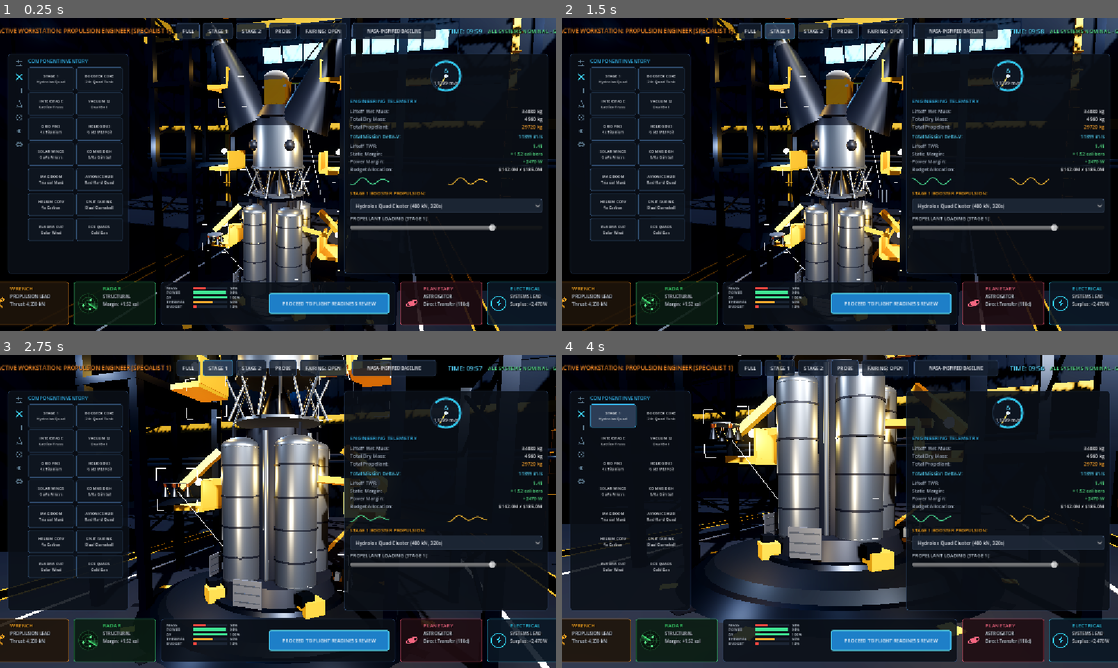
Above: before the commit, frames 1-4 (two rows, left to right).
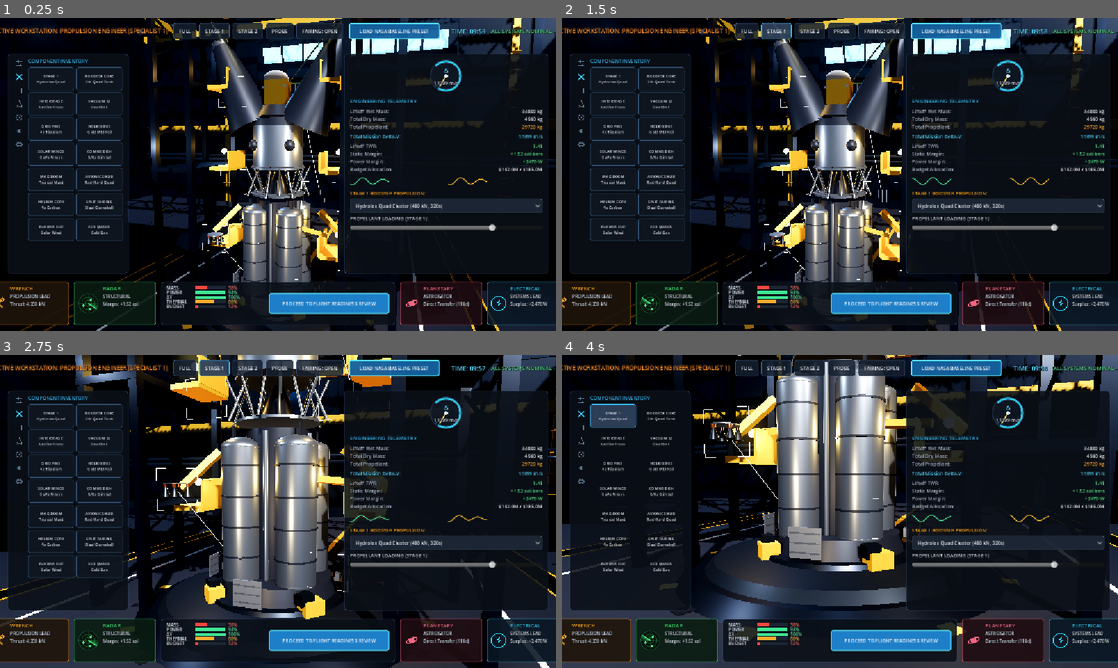
Above: after the commit, the same moments.

Repository: mohammedomarworks/margin-space-mission-game
Game: Godot game, scene res://margin/scenes/helios4_hangar.tscn
Same seed, same stepped clock (60 frames per second), same inputs: the game is played once before the commit and once after it. This scene is started directly instead of the project's main scene.
Inputs:
- Up to frame 1 (0.25 s): no input
- Up to frame 2 (1.5 s): click "NASA-INSPIRED BASELINE" (after the commit: "LOAD NASA BASELINE PRESET") at 0.5 s; click "STAGE 1" at 1.25 s
- Up to frame 3 (2.75 s): click "STAGE 1" at 2 s
- Up to frame 4 (4 s): click "STAGE 1 Hydrolox Quad" at 2.75 s; click "STAGE 1 Hydrolox Quad" at 3.5 s

The runs differ from the first frame. In frame 1, 2.2% of the frame differs, in the area x 0-100%, y 1-93%; in frame 2, 2.2%; in frame 3, 2.2%; in frame 4, 2.2%.

Commit message:
fix(web): sync build/web export, add pck cache-busting, and surface build v2.4 UI badges

Diff:
--- a/margin/scenes/helios4_engineering_review.tscn
+++ b/margin/scenes/helios4_engineering_review.tscn
@@ -224,11 +224,11 @@
 
 [node name="OverrideAndProceedBtn" type="Button" parent="MainLayout/BottomBar"]
 unique_name_in_owner = true
-custom_minimum_size = Vector2(300, 44)
+custom_minimum_size = Vector2(330, 44)
 layout_mode = 2
 theme_override_styles/normal = SubResource("Style_OverrideBtn")
-theme_override_font_sizes/font_size = 12
-text = "WAIVE CHECKS + AUTO-GO →"
+theme_override_font_sizes/font_size = 11
+text = "SIGN OFF ALL / FLIGHT DIRECTOR WAIVER →"
 tooltip_text = "Auto-sign all four roles, waive failed hangar gates, and continue to Launch. Vehicle trade-offs remain active."
 
 [node name="ProceedToLaunchBtn" type="Button" parent="MainLayout/BottomBar"]
--- a/margin/scenes/helios4_hangar.tscn
+++ b/margin/scenes/helios4_hangar.tscn
@@ -76,6 +76,22 @@
 content_margin_right = 12.0
 content_margin_bottom = 6.0
 
+[sub_resource type="StyleBoxFlat" id="Style_BaselineBtn"]
+bg_color = Color(0.08, 0.38, 0.62, 0.96)
+border_color = Color(0.35, 0.92, 1.0, 1)
+border_width_left = 2
+border_width_top = 2
+border_width_right = 2
+border_width_bottom = 2
+corner_radius_top_left = 4
+corner_radius_top_right = 4
+corner_radius_bottom_right = 4
+corner_radius_bottom_left = 4
+content_margin_left = 10.0
+content_margin_top = 5.0
+content_margin_right = 10.0
+content_margin_bottom = 5.0
+
 [sub_resource type="StyleBoxFlat" id="Style_InvCard"]
 bg_color = Color(0.06, 0.09, 0.13, 0.85)
 border_color = Color(0.2, 0.32, 0.46, 0.6)
@@ -284,12 +300,12 @@
 text = "FAIRING: OPEN"
 
 [node name="BaselinePresetBtn" type="Button" parent="CanvasLayer/RootUI/TopBar"]
-custom_minimum_size = Vector2(174, 28)
-layout_mode = 2
-theme_override_styles/normal = SubResource("Style_SecondaryBtn")
-theme_override_font_sizes/font_size = 9
+custom_minimum_size = Vector2(188, 28)
+layout_mode = 2
+theme_override_styles/normal = SubResource("Style_BaselineBtn")
+theme_override_font_sizes/font_size = 10
 tooltip_text = "Load the game’s NASA-inspired educational reference configuration. Not an official NASA design."
-text = "NASA-INSPIRED BASELINE"
+text = "LOAD NASA BASELINE PRESET"
 
 [node name="Spacer" type="Control" parent="CanvasLayer/RootUI/TopBar"]
 layout_mode = 2
--- a/margin/scenes/main_menu.tscn
+++ b/margin/scenes/main_menu.tscn
@@ -104,6 +104,22 @@
 content_margin_right = 28.0
 content_margin_bottom = 24.0
 
+[sub_resource type="StyleBoxFlat" id="Style_BuildBadge"]
+bg_color = Color(0.04, 0.12, 0.22, 0.94)
+border_color = Color(0.22, 0.88, 1.0, 0.9)
+border_width_left = 1
+border_width_top = 1
+border_width_right = 1
+border_width_bottom = 1
+corner_radius_top_left = 14
+corner_radius_top_right = 14
+corner_radius_bottom_right = 14
+corner_radius_bottom_left = 14
+content_margin_left = 14.0
+content_margin_top = 6.0
+content_margin_right = 14.0
+content_margin_bottom = 6.0
+
 [node name="MainMenu" type="Node3D"]
 script = ExtResource("1_menu")
 
@@ -198,7 +214,7 @@
 layout_mode = 2
 theme_override_colors/font_color = Color(0.98, 0.55, 0.15, 1)
 theme_override_font_sizes/font_size = 11
-text = "FLAGSHIP CAMPAIGN AUTHORIZATION:"
+text = "FLAGSHIP CAMPAIGN AUTHORIZATION • BUILD v2.4"
 
 [node name="MName" type="Label" parent="CanvasLayer/RootUI/BrandLayout/MissionBanner/VBox"]
 layout_mode = 2
@@ -240,6 +256,26 @@
 theme_override_styles/normal = SubResource("Style_SecondaryBtn_Menu")
 theme_override_font_sizes/font_size = 13
 text = "3. HOW TO PLAY"
+
+[node name="BuildBadgePanel" type="PanelContainer" parent="CanvasLayer/RootUI"]
+layout_mode = 1
+anchors_preset = 1
+anchor_left = 1.0
+anchor_right = 1.0
+offset_left = -332.0
+offset_top = 18.0
+offset_right = -20.0
+offset_bottom = 48.0
+grow_horizontal = 0
+mouse_filter = 2
+theme_override_styles/panel = SubResource("Style_BuildBadge")
+
+[node name="BuildBadgeLabel" type="Label" parent="CanvasLayer/RootUI/BuildBadgePanel"]
+layout_mode = 2
+theme_override_colors/font_color = Color(0.22, 0.9, 1.0, 1)
+theme_override_font_sizes/font_size = 11
+text = "BUILD v2.4 — HELIOS-4 NASA EDITION"
+horizontal_alignment = 1
 
 [node name="FooterDisclaimer" type="Label" parent="CanvasLayer/RootUI"]
 layout_mode = 1
--- a/margin/scripts/helios4_engineering_review_controller.gd
+++ b/margin/scripts/helios4_engineering_review_controller.gd
@@ -150,7 +150,7 @@
 	var all_voted: bool = (votes[Helios4CampaignData.ROLE_PROPULSION] and votes[Helios4CampaignData.ROLE_STRUCTURAL] and votes[Helios4CampaignData.ROLE_ASTROGATOR] and votes[Helios4CampaignData.ROLE_SYSTEMS])
 
 	if not all_checks_passed:
-		status_banner.text = "▲ REVIEW HOLD: use WAIVE CHECKS + AUTO-GO to proceed with trade-offs, or return to the Hangar."
+		status_banner.text = "▲ REVIEW HOLD: use SIGN OFF ALL / FLIGHT DIRECTOR WAIVER to proceed with trade-offs, or return to the Hangar."
 		status_banner.add_theme_color_override("font_color", Color(0.95, 0.35, 0.35))
 		launch_btn.disabled = true
 		launch_btn.text = "REVIEW HOLD — WAIVER AVAILABLE"
--- a/margin/scripts/helios4_hud_widgets.gd
+++ b/margin/scripts/helios4_hud_widgets.gd
@@ -322,21 +322,21 @@
 	func _draw() -> void:
 		var font = ThemeDB.fallback_font
 		var row_h = size.y / 5.0
-		var bar_h = 5.0
+		var bar_h = 6.0
 
 		for i in range(min(values.size(), labels.size())):
 			var y_center = (i + 0.5) * row_h
 			var val = clamp(float(values[i]), 0.0, 1.0)
 			var col = Color(0.96, 0.28, 0.25) if val < 0.4 else (Color(1.0, 0.68, 0.18) if val < 0.7 else Color(0.25, 0.9, 0.58))
 			if font:
-				draw_string_outline(font, Vector2(0.0, y_center + 3.0), labels[i], HORIZONTAL_ALIGNMENT_LEFT, 48.0, 8, 2, Color(0.005, 0.01, 0.025, 0.98))
-				draw_string(font, Vector2(0.0, y_center + 3.0), labels[i], HORIZONTAL_ALIGNMENT_LEFT, 48.0, 8, Color(0.84, 0.89, 0.95))
+				draw_string_outline(font, Vector2(0.0, y_center + 3.5), labels[i], HORIZONTAL_ALIGNMENT_LEFT, 54.0, 9, 2, Color(0.005, 0.01, 0.025, 0.98))
+				draw_string(font, Vector2(0.0, y_center + 3.5), labels[i], HORIZONTAL_ALIGNMENT_LEFT, 54.0, 9, Color(0.88, 0.93, 0.98))
 
 			# Progress Bar Track & Fill
-			var bar_x = 54.0
-			var bar_w = size.x - bar_x - 34.0
+			var bar_x = 58.0
+			var bar_w = max(20.0, size.x - bar_x - 36.0)
 			var track_rect = Rect2(bar_x, y_center - bar_h * 0.5, bar_w, bar_h)
-			draw_rect(track_rect, Color(0.12, 0.16, 0.22, 0.8), true)
+			draw_rect(track_rect, Color(0.12, 0.16, 0.22, 0.85), true)
 
 			var fill_rect = Rect2(bar_x, y_center - bar_h * 0.5, bar_w * val, bar_h)
 			draw_rect(fill_rect, col, true)
@@ -345,8 +345,8 @@
 			# Percentage label and shadow keep all five gauges readable on the hangar view.
 			if font:
 				var pct_str = "%d%%" % int(val * 100)
-				draw_string_outline(font, Vector2(size.x - 29.0, y_center + 3.0), pct_str, HORIZONTAL_ALIGNMENT_LEFT, -1, 8, 2, Color(0.005, 0.01, 0.025, 0.98))
-				draw_string(font, Vector2(size.x - 29.0, y_center + 3.0), pct_str, HORIZONTAL_ALIGNMENT_LEFT, -1, 8, Color(0.85, 0.9, 0.95))
+				draw_string_outline(font, Vector2(size.x - 32.0, y_center + 3.5), pct_str, HORIZONTAL_ALIGNMENT_LEFT, -1, 9, 2, Color(0.005, 0.01, 0.025, 0.98))
+				draw_string(font, Vector2(size.x - 32.0, y_center + 3.5), pct_str, HORIZONTAL_ALIGNMENT_LEFT, -1, 9, col.lightened(0.25))
 
 # ------------------------------------------------------------------------------
 # 8. LEFT VERTICAL TOOLBAR ICON (Sliders, Tools, Box, Rocket, Target, Eye, Layers)
Not shown, changed: build/helios4_test/vercel.json
Not shown, changed: vercel.json
Not shown, changed: build/helios4_test/index.pck
Not shown, changed: build/web/index.pck
